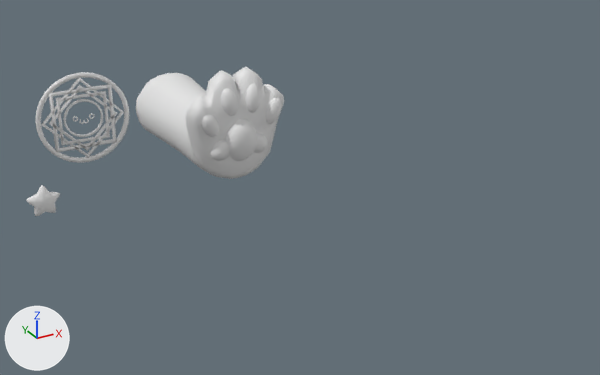
Renders of the OBJ model Assets/_game/Art/Mesh/MSH_PRT_Hechicero.obj from each side of a commit.
Rendered twice from a 50 mm lens placed at (-193.0, -195.6, 144.1), pointed at (-87.5, -3.7, 48.1). The lights are fixed; the arrows at lower left show +X, +Y and +Z. Where no turn or scale is listed for an object, it has been applied to the vertices.

Objects in the first picture: 'MSH_Estrella', 'MSH_Patita', 'Object001'.
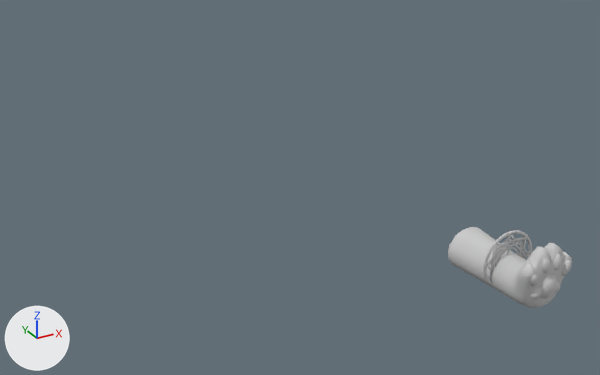
Where the change shows, as pixel boxes [x1, y1, x2, y2] in the pictures (600 x 375 px; the box of a moved part takes in the faces that stretch with it):
'MSH_Patita', reshaped (16% narrower, 27% shorter): before [136, 67, 284, 179]; after [448, 227, 572, 308]
'Object001', reshaped (48% narrower, 38% shorter): before [35, 72, 130, 163]; after [483, 230, 532, 286]
'MSH_Estrella', reshaped: before [27, 185, 60, 216]; after [505, 250, 512, 256]
part 1 of me_msh_estrella, deleted: before [27, 185, 60, 216]
part 2 of me_msh_patita, moved or reshaped: before [136, 67, 284, 179]; after [448, 227, 572, 308]
part 3 of me_msh_patita, moved or reshaped: before [201, 115, 219, 137]; after [530, 274, 539, 286]
part 4 of me_msh_patita, moved or reshaped: before [221, 88, 238, 116]; after [542, 258, 551, 274]
part 5 of me_msh_patita, moved or reshaped: before [245, 84, 260, 113]; after [554, 254, 562, 271]
part 6 of me_msh_patita, moved or reshaped: before [266, 97, 282, 124]; after [562, 260, 571, 276]
part 7 of me_msh_patita, moved or reshaped: before [211, 118, 268, 161]; after [530, 274, 560, 299]
part 8 of me_object001, moved or reshaped: before [63, 99, 103, 137]; after [497, 247, 519, 261]
part 9 of me_object001, moved or reshaped: before [56, 91, 110, 146]; after [494, 241, 523, 267]
part 10 of me_object001, moved or reshaped: before [49, 84, 117, 153]; after [490, 237, 526, 282]
part 11 of me_object001, moved or reshaped: before [35, 72, 130, 163]; after [483, 230, 532, 286]
part 12 of me_object001, moved or reshaped: before [49, 85, 117, 151]; after [490, 239, 526, 268]
part 13 of me_object001, moved or reshaped: before [41, 78, 124, 158]; after [487, 235, 529, 271]

Patch to the scene script:
```diff
--- a/Assets/_game/Art/Mesh/MSH_PRT_Hechicero.obj.py
+++ b/Assets/_game/Art/Mesh/MSH_PRT_Hechicero.obj.py
@@ me_msh_estrella @@
-me_msh_estrella.from_pydata(...)  # 132 vertices, 130 faces; spans x -163.61..-155.68, y -10.36..-7.6, z 58.34..66.03
+me_msh_estrella.from_pydata(...)  # 132 vertices, 130 faces; spans x -3.97..3.97, y -1.38..1.38, z -3.85..3.85
+# me_msh_estrella part 1: the whole mesh is rebuilt
+me_msh_estrella.materials.append(mat_default)  # light grey #cacaca
@@ me_msh_patita @@
 me_msh_patita.from_pydata(...)  # 829 vertices, 753 faces; spans x -135.6..-113.9, y -48.4..-3.5, z 70.1..97.9
+# me_msh_patita part 2: the loose piece of 228 vertices spanning x -135.6..-113.9, y -46.7..-3.5, z 70.1..97.9 is moved by (124.7, 25.9, -84.0), in mat_default (light grey #cacaca)
+# me_msh_patita part 3: the loose piece of 95 vertices spanning x -133.7..-129.5, y -47.3..-44.9, z 84.6..90.2 is moved by (124.7, 25.9, -84.0), in mat_default (light grey #cacaca)
+# me_msh_patita part 4: the loose piece of 95 vertices spanning x -129.1..-125.5, y -47.6..-45.8, z 88.7..94.9 is moved by (124.7, 25.9, -84.0), in mat_default (light grey #cacaca)
+# me_msh_patita part 5: the loose piece of 95 vertices spanning x -123.8..-120.1, y -47.3..-45.4, z 88.6..94.8 is moved by (124.7, 25.9, -84.0), in mat_default (light grey #cacaca)
+# me_msh_patita part 6: the loose piece of 95 vertices spanning x -119.2..-115.2, y -47.3..-45.6, z 85.4..91.3 is moved by (124.7, 25.9, -84.0), in mat_default (light grey #cacaca)
+# me_msh_patita part 7: the loose piece of 221 vertices spanning x -131.5..-118.1, y -48.4..-44.4, z 78.0..88.1 is moved by (124.7, 25.9, -84.0), in mat_default (light grey #cacaca)
+me_msh_patita.materials.append(mat_default)  # light grey #cacaca
@@ me_object001 @@
 me_object001.from_pydata(...)  # 938 vertices, 836 faces; spans x -158.1..-135.7, y -4.0..-3.4, z 67.6..90.1
+# me_object001 part 8: the loose piece of 192 vertices spanning x -151.6..-142.1, y -4.0..-3.4, z 74.1..83.5 is moved by (146.9, 3.7, -78.8), in mat_default (light grey #cacaca)
+# me_object001 part 9: the loose piece of 48 vertices spanning x -152.8..-141.0, y -4.0..-3.4, z 73.0..84.7 is moved by (146.9, 3.7, -78.8), in mat_default (light grey #cacaca)
+# me_object001 part 10: the loose piece of 48 vertices spanning x -154.3..-139.4, y -4.0..-3.4, z 71.5..86.2 is moved by (146.9, 3.7, -78.8), in mat_default (light grey #cacaca)
+# me_object001 part 11: the loose piece of 192 vertices spanning x -158.1..-135.7, y -4.0..-3.4, z 67.6..90.1 is moved by (146.9, 3.7, -78.8), in mat_default (light grey #cacaca)
+# me_object001 part 12: the loose piece of 24 vertices spanning x -155.2..-138.6, y -4.0..-3.4, z 70.5..87.2 is moved by (146.9, 3.7, -78.8), in mat_default (light grey #cacaca)
+# me_object001 part 13: the loose piece of 24 vertices spanning x -156.9..-136.8, y -4.0..-3.4, z 68.7..89.0 is moved by (146.9, 3.7, -78.8), in mat_default (light grey #cacaca)
+me_object001.materials.append(mat_default)  # light grey #cacaca
```
